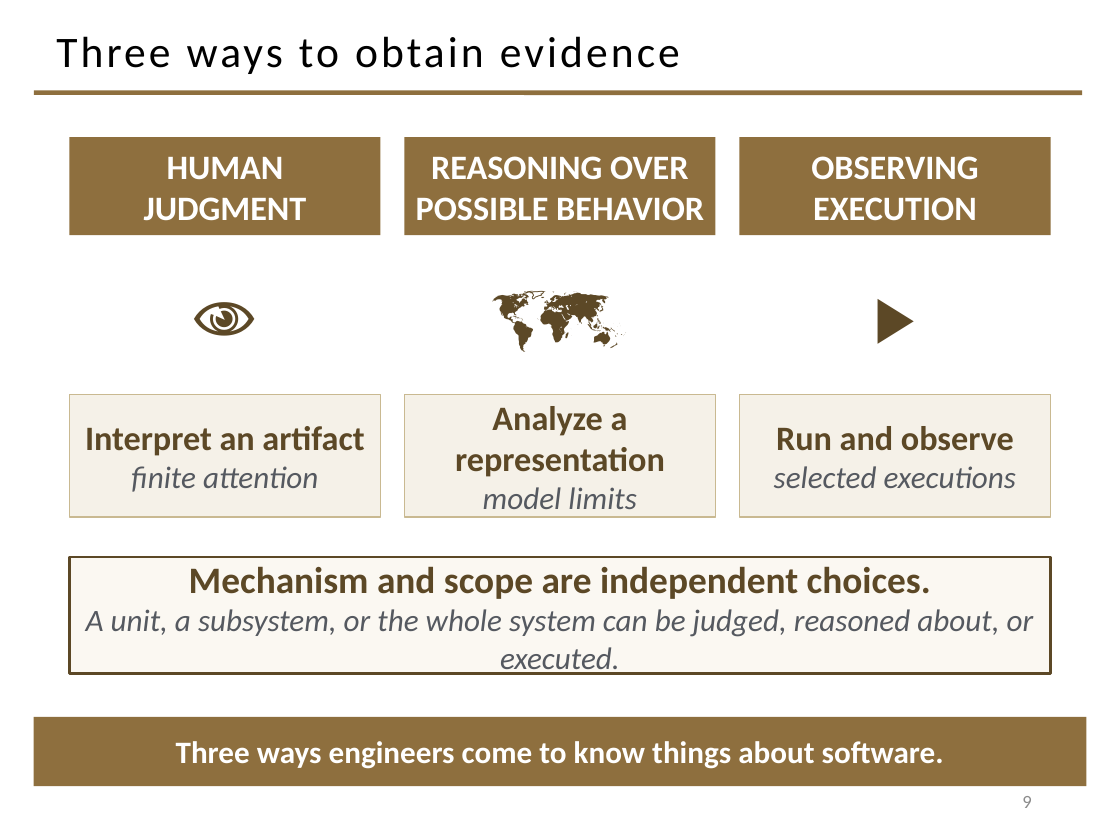
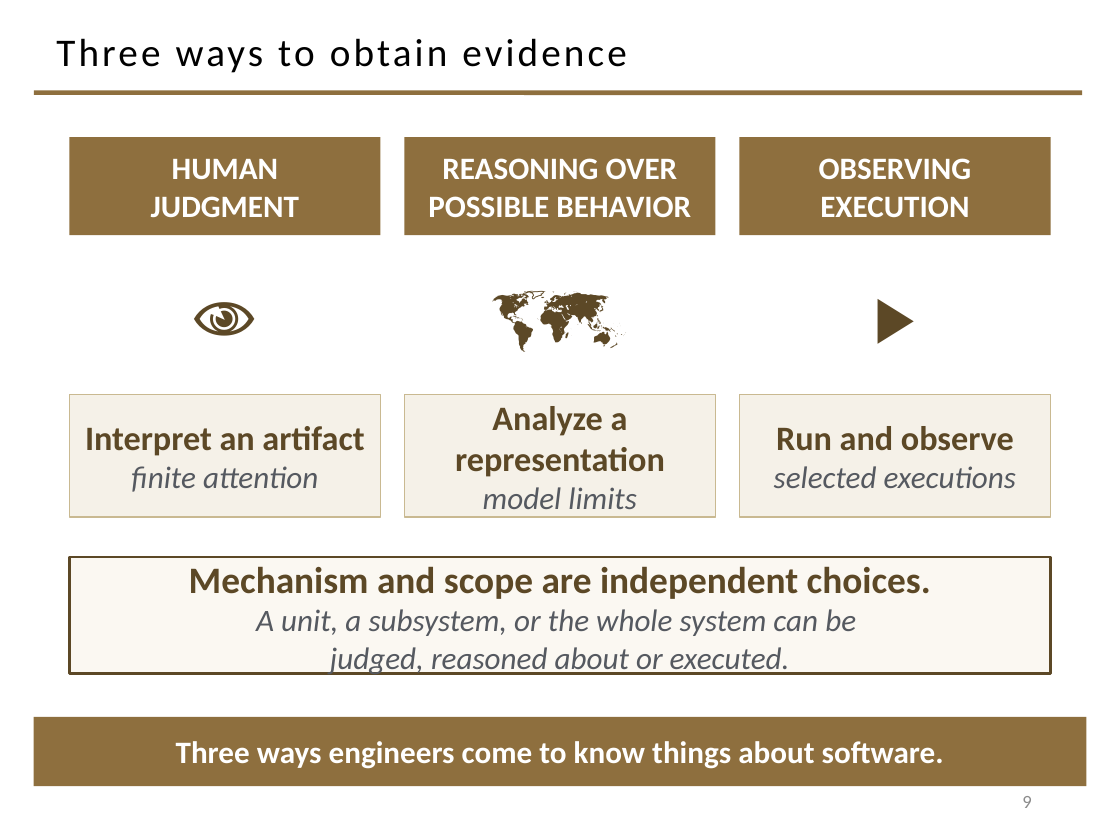
Before and after one commit to davisjam/model-based-agentic-software-engineering, a slide deck: slide 9 of course/lectures/act-1-foundations/08-validation/1-8-Validation.pptx. Drawn at 1120x840 pixels with LibreOffice and Linux fonts; fonts in the diff are those of the drawing; background and template pictures are left out. Boxes give left, top, right and bottom in pixels: in the first picture for what was removed or moved away, otherwise in the second. Text is boxed around its words. In the diff, an @@ line names an element or a change of style, - is before the commit and + after.

```diff
--- a/course/lectures/act-1-foundations/08-validation/1-8-Validation.pptx
+++ b/course/lectures/act-1-foundations/08-validation/1-8-Validation.pptx
@@ title "Three ways to obtain evidence" at [56,38,626,73]: size 28 to 25.2 pt @@
@@ size 22 to 20 pt in 3 elements at [69,137,381,234], [404,137,716,234], [739,137,1051,234] @@
@@ text in rectangle at [256,609,856,675]: text changed @@
-A unit, a subsystem, or the whole system can be judged, reasoned about, or executed.
+A unit, a subsystem, or the whole system can be
+judged, reasoned about or executed.
```
Also in this commit, not shown: 30 other slides changed.
